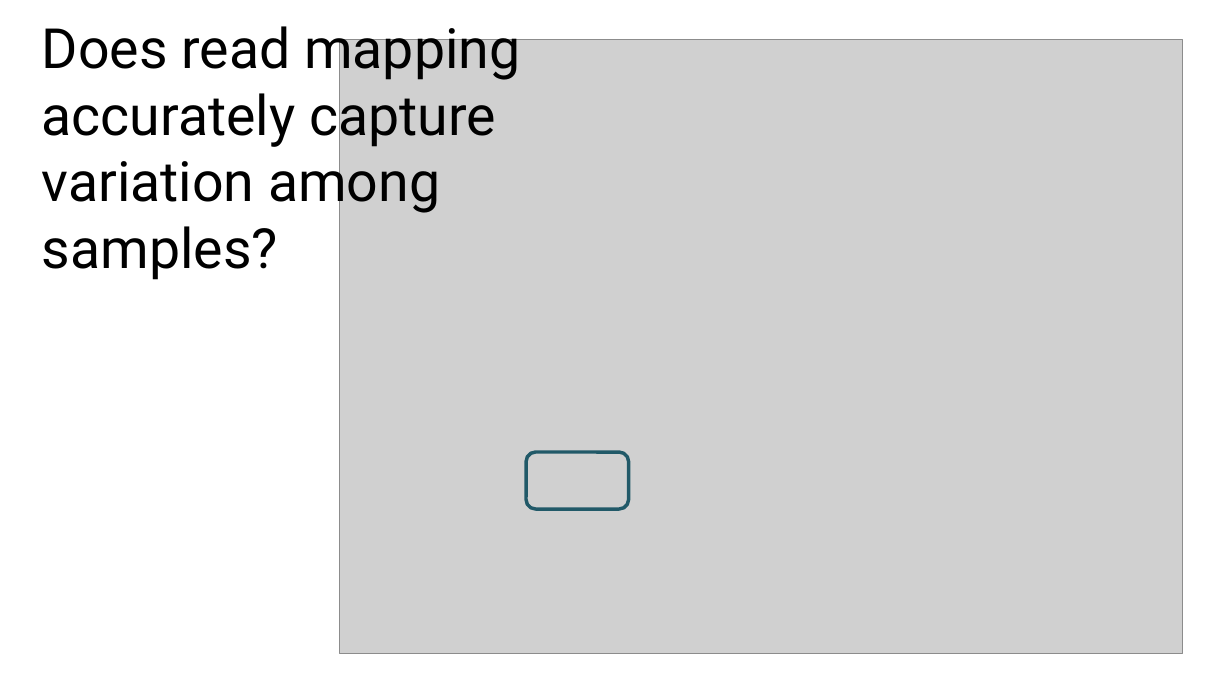
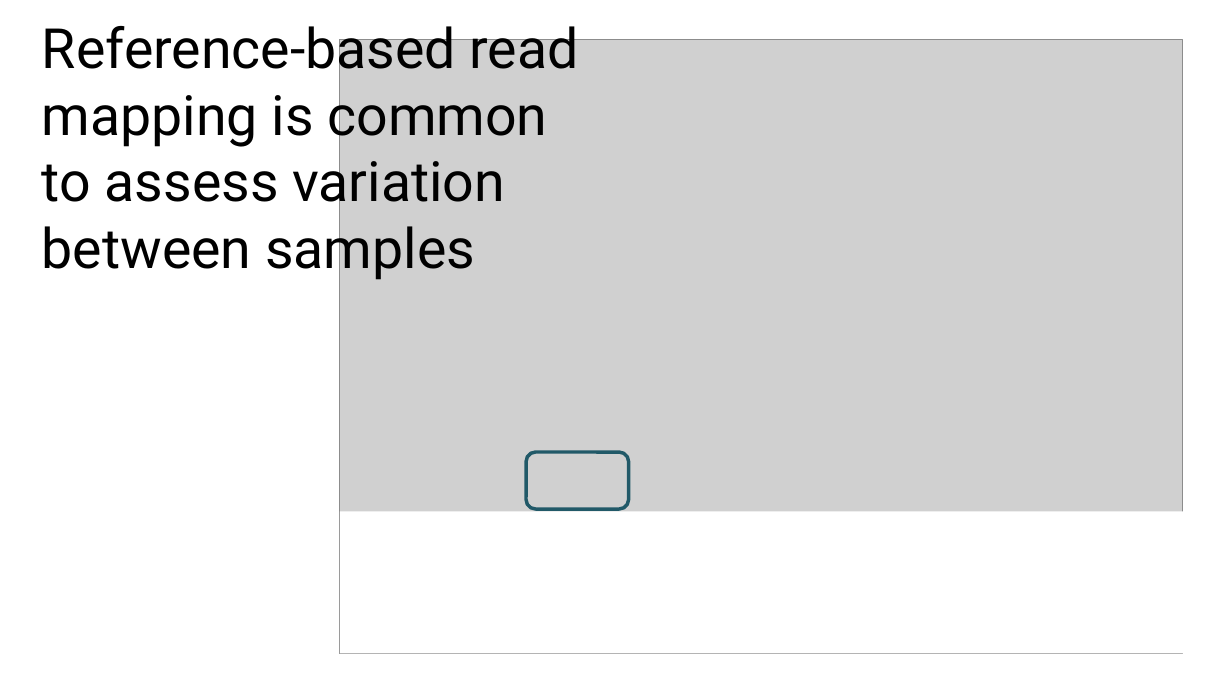
Before and after one commit to harvardinformatics/Mapping-simulations, a slide deck: slide 3 of evolution/Gregg-Thomas-2023-Evolution-notes.pptx (slide 4 before the commit). Drawn at 1232x693 pixels with LibreOffice and Linux fonts; fonts in the diff are those of the drawing; grey boxes stand for pictures. Boxes give left, top, right and bottom in pixels: in the first picture for what was removed or moved away, otherwise in the second. Text is boxed around its words. In the diff, an @@ line names an element or a change of style, - is before the commit and + after.

Commit message:
slides final

```diff
--- a/evolution/Gregg-Thomas-2023-Evolution-notes.pptx
+++ b/evolution/Gregg-Thomas-2023-Evolution-notes.pptx
@@ title at (42, 18, 579, 281): text changed @@
-Does read mapping accurately capture variation among samples?
+Reference-based read mapping is common to assess variation between samples
@@ rectangle added at (340, 511, 1199, 653), fill #FFFFFF @@
```
Also in this commit, not shown: 4 other slides changed, 9 slides added, 5 slides removed, 6 other files.
